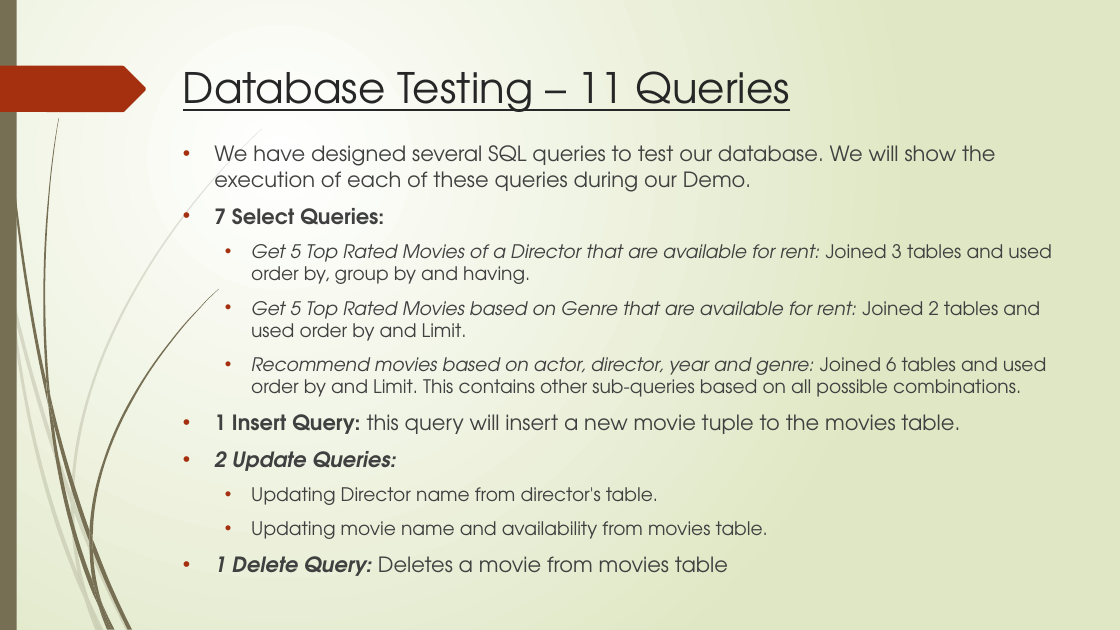
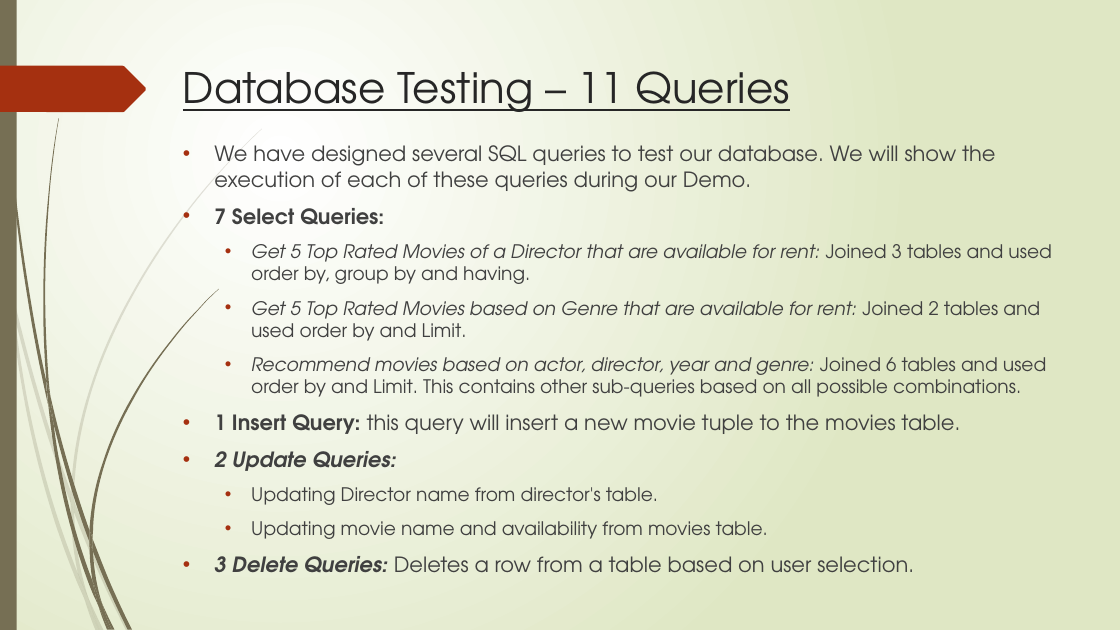
Before and after one commit to srinivas047/DMQL, a slide deck: slide 7 of DMQL_MoviesMarketPlace.pptx. Drawn at 1120x630 pixels with LibreOffice and Linux fonts; fonts in the diff are those of the drawing. Boxes give left, top, right and bottom in pixels: in the first picture for what was removed or moved away, otherwise in the second. Text is boxed around its words. In the diff, an @@ line names an element or a change of style, - is before the commit and + after.

```diff
--- a/DMQL_MoviesMarketPlace.pptx
+++ b/DMQL_MoviesMarketPlace.pptx
@@ text at (214, 556, 914, 573): text changed @@
-• 1 Delete Query: Deletes a movie from movies table
+• 3 Delete Queries: Deletes a row from a table based on user selection.
```
Also in this commit, not shown: 1 other slide changed, 4 other files.
